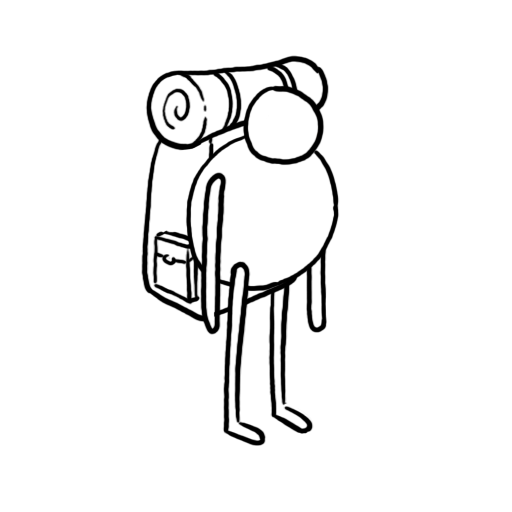
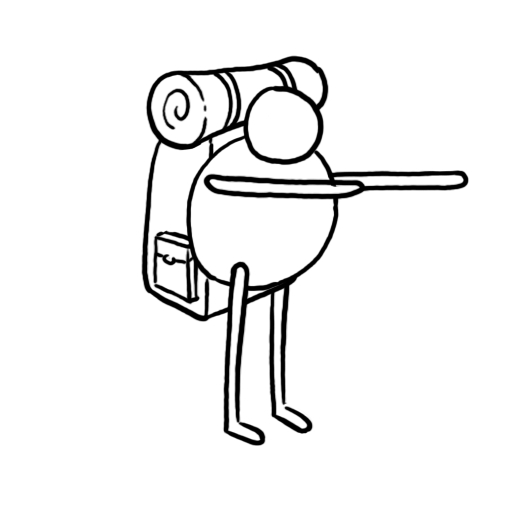
Layered file, before and after one edit (512 × 512). Changes by layer:
painted on "arm left" (2nd of 2, in "arm left") over [200, 172, 366, 335]
painted on "fill" (1st of 7, in "arm left") over [202, 175, 362, 331]
painted on "arm right" (2nd of 2, in "arm right") over [302, 170, 469, 333]
painted on "fill" (7th of 7, in "arm right") over [306, 170, 467, 331]
